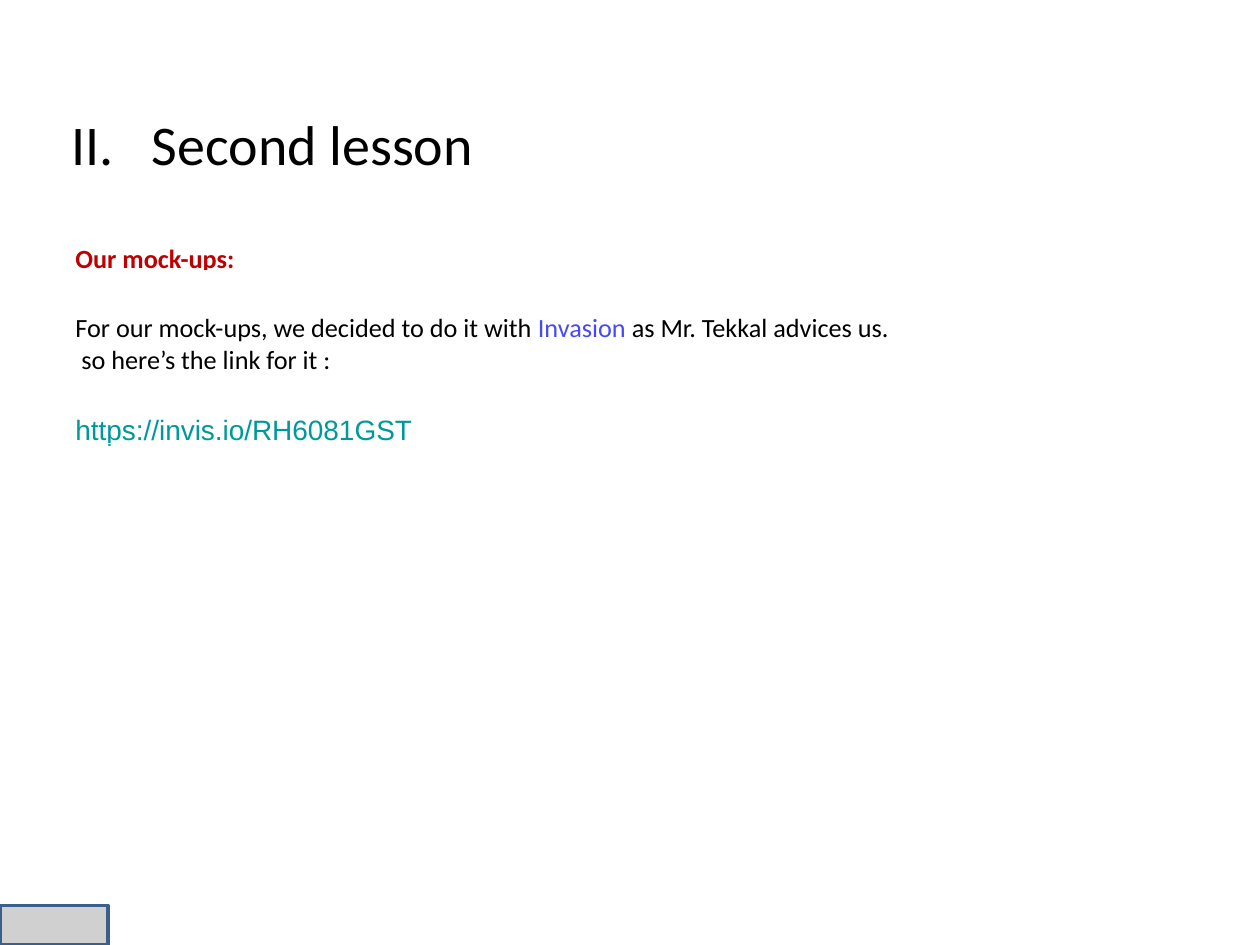
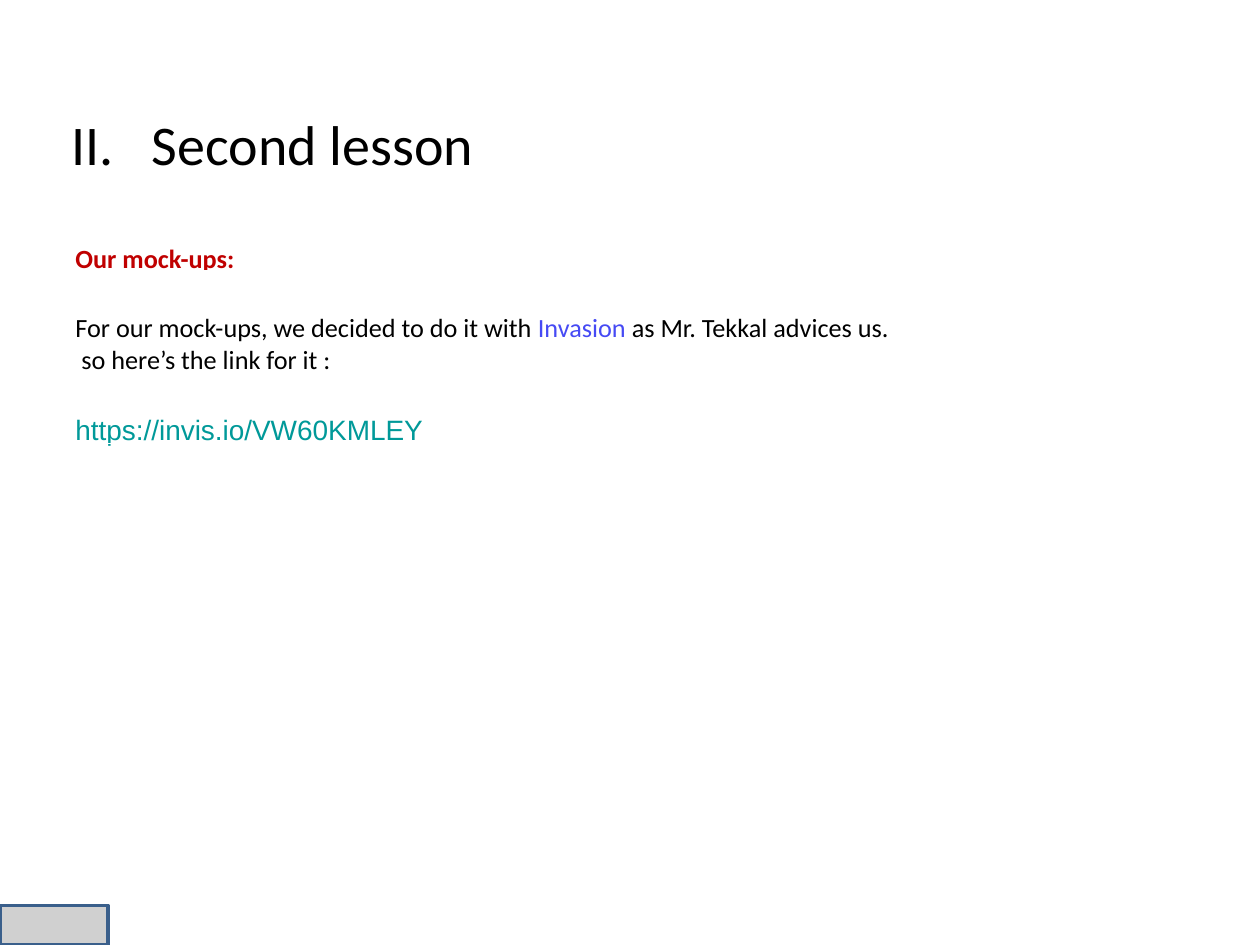
Before and after one commit to niss93/Preplane, a slide deck: slide 12 of Presentation.pptx. Drawn at 1260x945 pixels with LibreOffice and Linux fonts; fonts in the diff are those of the drawing; grey boxes stand for pictures; background and template pictures are left out. Boxes give left, top, right and bottom in pixels: in the first picture for what was removed or moved away, otherwise in the second. Text is boxed around its words. In the diff, an @@ line names an element or a change of style, - is before the commit and + after.

Commit message:
Update pptx file

```diff
--- a/Presentation.pptx
+++ b/Presentation.pptx
@@ text at <box>75,419,422,445</box>: text changed @@
-https://invis.io/RH6081GST
+https://invis.io/VW60KMLEY
```
Also in this commit, not shown: 1 other slide changed.
